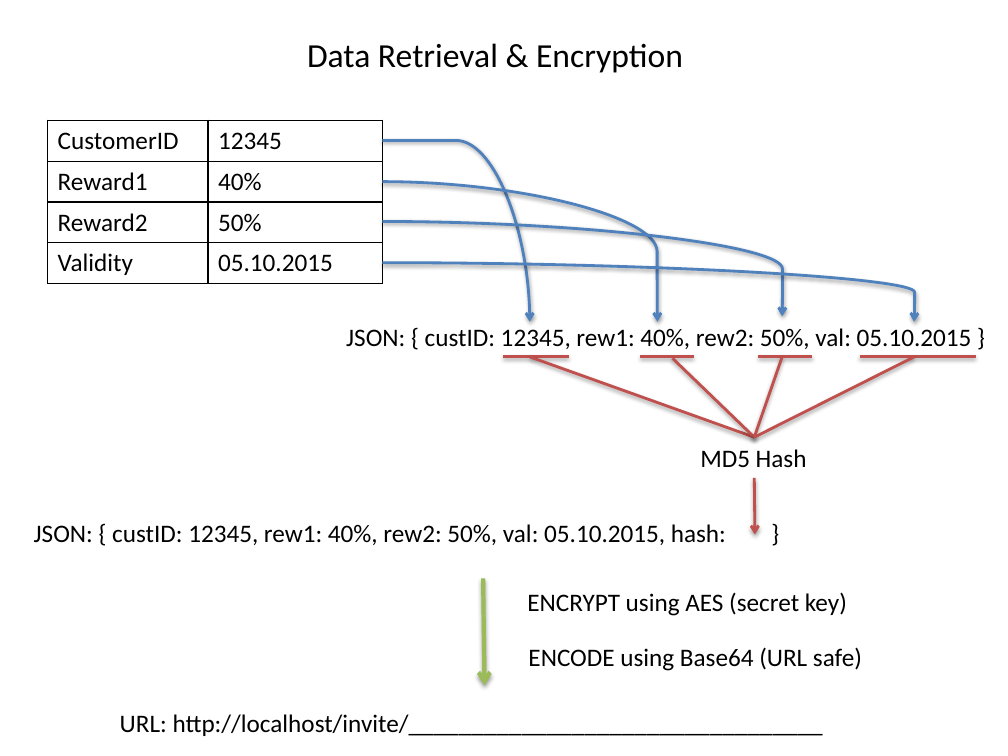
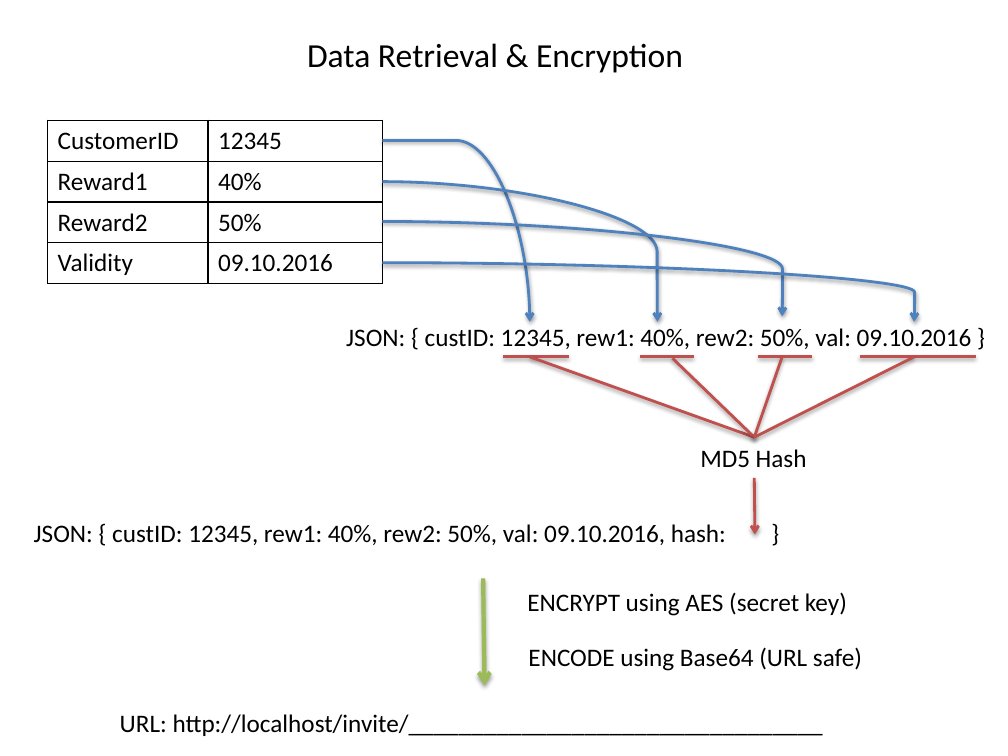
Before and after one commit to andreiafariacarvalho/Newscron, a slide deck: slide 2 of URLInvitationProject.pptx. Drawn at 1008x756 pixels with LibreOffice and Linux fonts; fonts in the diff are those of the drawing. Boxes give left, top, right and bottom in pixels: in the first picture for what was removed or moved away, otherwise in the second. Text is boxed around its words. In the diff, an @@ line names an element or a change of style, - is before the commit and + after.

```diff
--- a/URLInvitationProject.pptx
+++ b/URLInvitationProject.pptx
@@ table at [47,120,382,283] @@
-row 4, column 2: 05.10.2015
+row 4, column 2: 09.10.2016
@@ text at [346,328,972,349]: text changed @@
-JSON: { custID: 12345, rew1: 40%, rew2: 50%, val: 05.10.2015 }
+JSON: { custID: 12345, rew1: 40%, rew2: 50%, val: 09.10.2016 }
@@ text at [34,524,726,545]: text changed @@
-JSON: { custID: 12345, rew1: 40%, rew2: 50%, val: 05.10.2015, hash: }
+JSON: { custID: 12345, rew1: 40%, rew2: 50%, val: 09.10.2016, hash: }
```
Also in this commit, not shown: 1 other slide changed, 2 other files.
